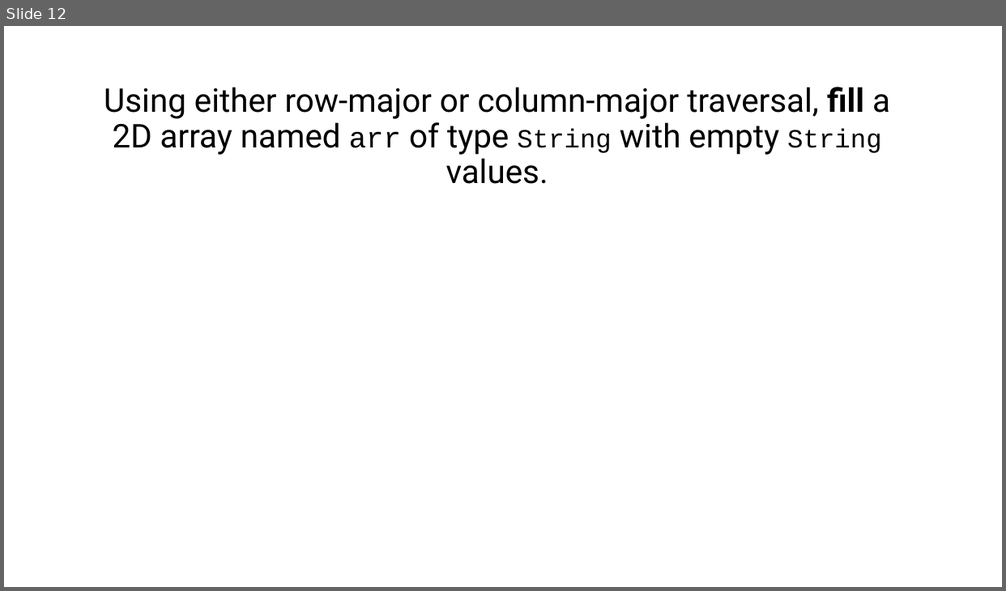
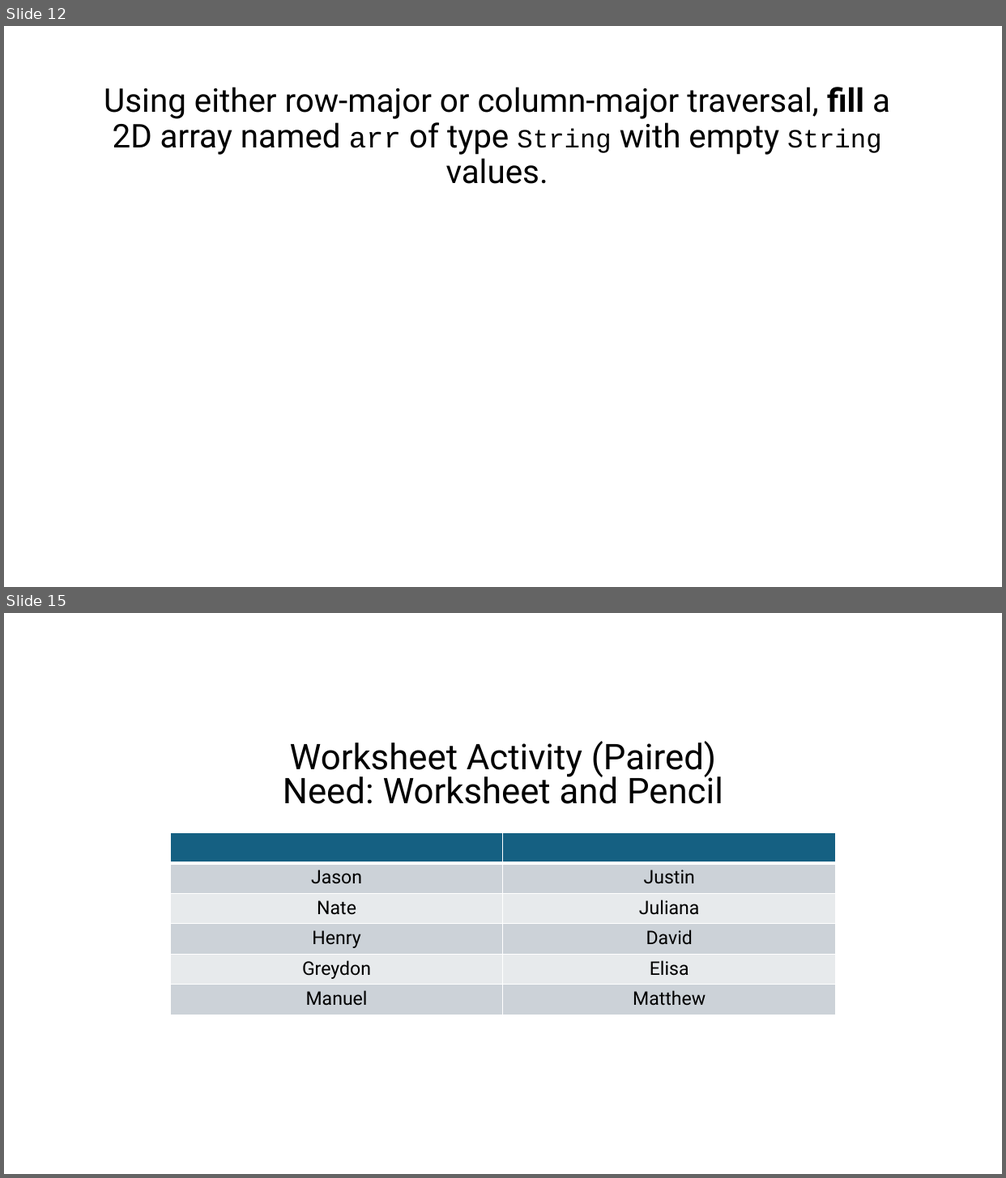
Before and after one commit to gabbley/APCSA-2024-2025, a slide deck: Unit 8/CSA Unit 8 Slides.pptx. Shown one above the other, each under a label of ours: slide 12 before the commit, slides 12 and 15 after it; the slides between them are not shown. The pictures are 1006x591 and 1006x1178 pixels, drawn with LibreOffice and Linux fonts; fonts in the diff are those of the drawing. Boxes give left, top, right and bottom in pixels: in the first picture for what was removed or moved away, otherwise in the second. Text is boxed around its words. In the diff, an @@ line names an element or a change of style, - is before the commit and + after.

Commit message:
Update slides

```diff
--- a/Unit 8/CSA Unit 8 Slides.pptx
+++ b/Unit 8/CSA Unit 8 Slides.pptx
@@ slide 15 added at [4,613,1002,1174], background #FFFFFF @@
@@ text added at [283,741,723,804], 34.1 pt, text #000000 @@
+Worksheet Activity (Paired)
+Need: Worksheet and Pencil
@@ table added at [170,833,835,1015], 6 rows, 2 columns @@
+ | 
+Jason | Justin
+Nate | Juliana
+Henry | David
+Greydon | Elisa
+Manuel | Matthew
```
Also in this commit, not shown: 2 other slides added.
